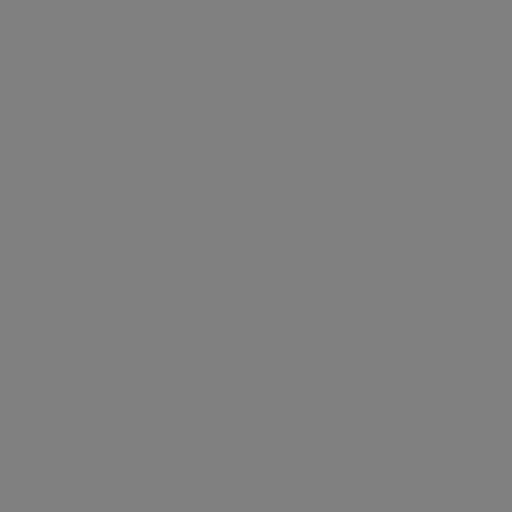
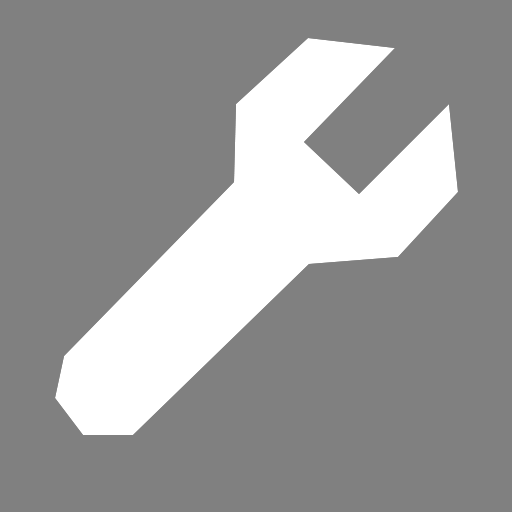
The second (512, 512) image is a revision of the first. Changes to its layers:
added layer "Shape 1" above "bgtest" over bbox(55, 38, 458, 435)
